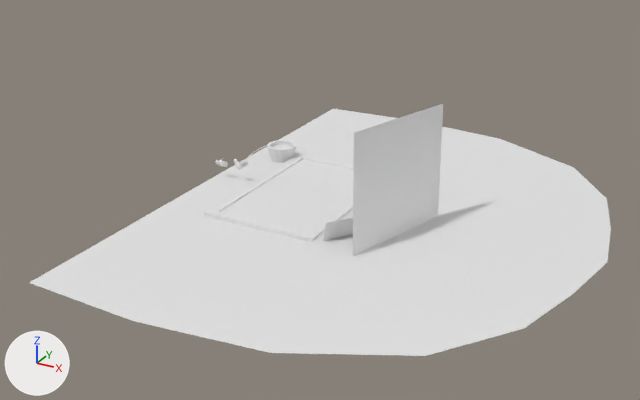
The Blender file models/laghetto.blend: old version first, new version second.
The view is the same before and after, from a 50 mm lens placed at (11.43, -19.88, 9.91), pointed at (1.13, -1.14, 0.54). The axes (+X, +Y, +Z) are drawn at lower left. The lights are the same throughout. Materials are left out; every surface is plain grey.

Objects in the first picture: 'Laghetto', 'Secchio', 'Sfondo', 'Vasca'.
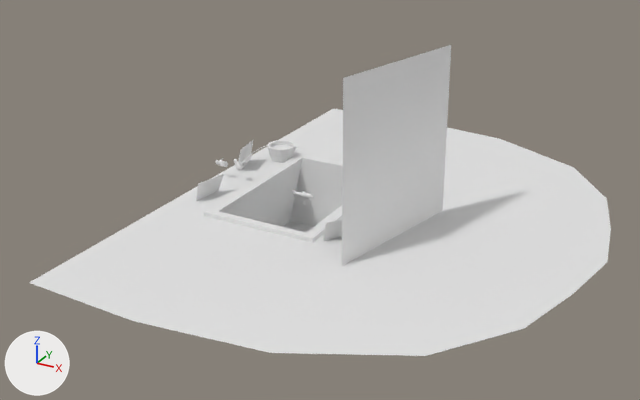
Location of each change, (x1, y1, x2, y2) in pixels of the pictures (640 x 400 px; the box of a moved part takes in the faces that stretch with it):
'Sfondo', reshaped (23% taller)
    before: (29, 104, 611, 356)
    after: (29, 45, 611, 356)
'Laghetto', hidden
    before: (221, 160, 354, 232)
part 1 of me_15, moved or reshaped
    before: (219, 158, 354, 241)
    after: (219, 158, 343, 243)
part 2 of me_17, moved or reshaped
    before: (353, 104, 443, 256)
    after: (342, 45, 451, 266)
part 3 of me_17, added
    after: (196, 140, 253, 201)

Diff of the bpy script that builds the scene:
```diff
--- a/models/laghetto.blend.py
+++ b/models/laghetto.blend.py
@@ me_15 @@
 me_15.from_pydata(...)  # 16 vertices, 28 faces; spans x -1.66..1.66, y -2.49..2.49, z -1.0..0.12
 # used by ob_vasca; location = (0.0, 0.0, 0.0)
-me_15.vertices[0].co = (-1.26, -2.45, -1.0)
-me_15.vertices[2].co = (-1.26, 2.45, -1.0)
-me_15.vertices[4].co = (1.26, -2.45, -1.0)
-me_15.vertices[6].co = (1.26, 2.45, -1.0)
-me_15.vertices[12].co = (-1.29, -2.17, -0.85)
-me_15.vertices[13].co = (-1.29, 2.17, -0.85)
-me_15.vertices[14].co = (1.29, 2.17, -0.85)
-me_15.vertices[15].co = (1.29, -2.17, -0.85)
+# me_15 part 1
+me_15.vertices[0].co = (-1.85, -2.45, -2.23)
+me_15.vertices[2].co = (-1.85, 2.45, -2.23)
+me_15.vertices[4].co = (1.85, -2.45, -2.23)
+me_15.vertices[6].co = (1.85, 2.45, -2.23)
+me_15.vertices[12].co = (-1.78, -2.17, -2.07)
+me_15.vertices[13].co = (-1.78, 2.17, -2.07)  # pixel (290, 220)
+me_15.vertices[14].co = (1.37, 2.17, -2.07)
+me_15.vertices[15].co = (1.66, -2.17, -2.07)
@@ me_17 @@
 # used by ob_sfondo; location = (0.0, 0.0, 0.0)
 # verts and faces of me_17; kept vertices keep their numbers, new ones are numbered from 46
 # before: 16 (2.7, -2.4, 3.0) at pixel (353, 132), 17 (2.9, -2.7, 0.0) at pixel (352, 256), 18 (3.7, 0.7, 3.0) at pixel (443, 103), 19 (3.8, 0.6, 0.0) at pixel (438, 214)
-me_17.from_pydata(...)  # 46 vertices, 36 faces; spans x -3.0..8.4, y -7.6..7.6, z -0.1..3.0
+me_17.from_pydata(...)  # 54 vertices, 40 faces; spans x -3.0..8.4, y -7.6..7.6, z -0.1..4.5
+# me_17 part 2
+verts[16] = (2.7, -2.9, 4.5)  # moved, pixel (343, 77)
+verts[17] = (2.9, -3.2, 0.0)  # moved, pixel (341, 267)
+verts[18] = (3.7, 1.1, 4.5)  # moved, pixel (451, 44)
+verts[19] = (3.8, 0.9, 0.0)  # moved, pixel (442, 211)
+# me_17 part 3
+verts[46] = (-2.7, 0.6, 0.0)  # pixel (236, 169)
+verts[47] = (-2.5, 0.6, 0.8)  # pixel (240, 149)
+verts[48] = (-2.8, 1.6, 0.0)  # pixel (250, 160)
+verts[49] = (-2.7, 1.6, 0.7)  # pixel (253, 139)
+verts[50] = (-2.5, -1.8, 0.0)  # pixel (195, 201)
+verts[51] = (-2.3, -1.8, 0.6)  # pixel (198, 183)
+verts[52] = (-2.3, -0.9, 0.0)
+verts[53] = (-2.1, -0.9, 0.6)  # pixel (224, 173)
+faces += [(46, 49, 48), (46, 47, 49), (50, 51, 52), (51, 53, 52)]
@@ ob_laghetto @@
 ob_laghetto.scale = (1.02, 1.0, 1.0)
+ob_laghetto.hide_set(True)
```
